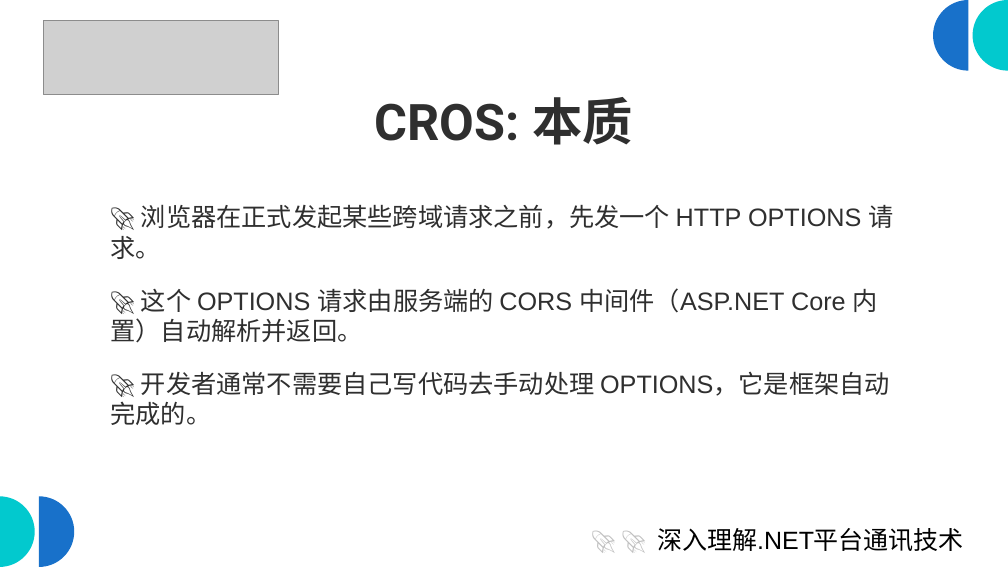
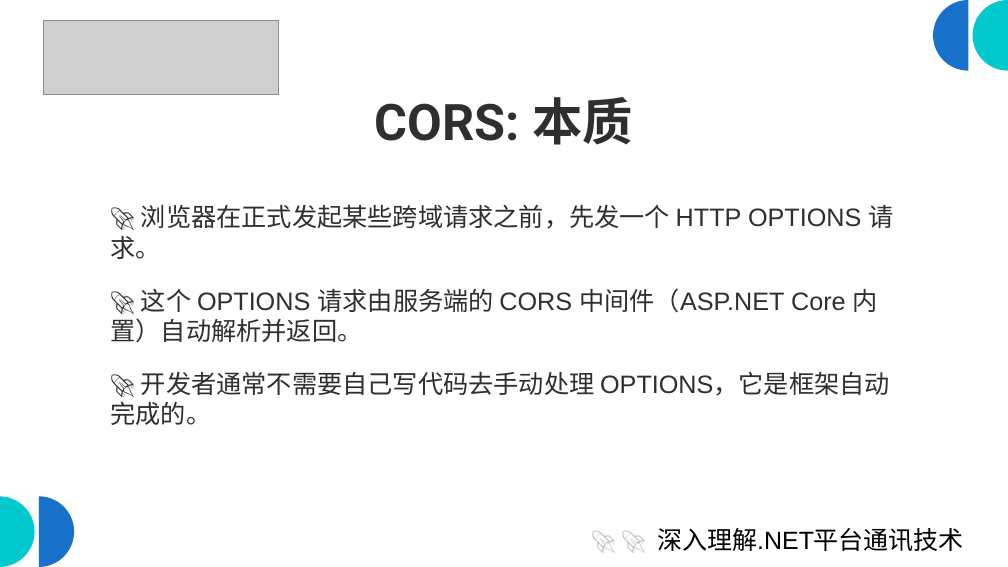
Before and after one commit to scottfly189/dotnet_net_course, a slide deck: slide 14 of src/5.CorsDemo/cros.odp. Drawn at 1008x567 pixels with LibreOffice and Linux fonts; fonts in the diff are those of the drawing; grey boxes stand for pictures. Boxes give left, top, right and bottom in pixels: in the first picture for what was removed or moved away, otherwise in the second. Text is boxed around its words. In the diff, an @@ line names an element or a change of style, - is before the commit and + after.

```diff
--- a/src/5.CorsDemo/cros.odp
+++ b/src/5.CorsDemo/cros.odp
@@ title at (375, 97, 633, 145): text changed @@
-CROS: 本质
+CORS: 本质
```
Also in this commit, not shown: 12 other slides changed.
